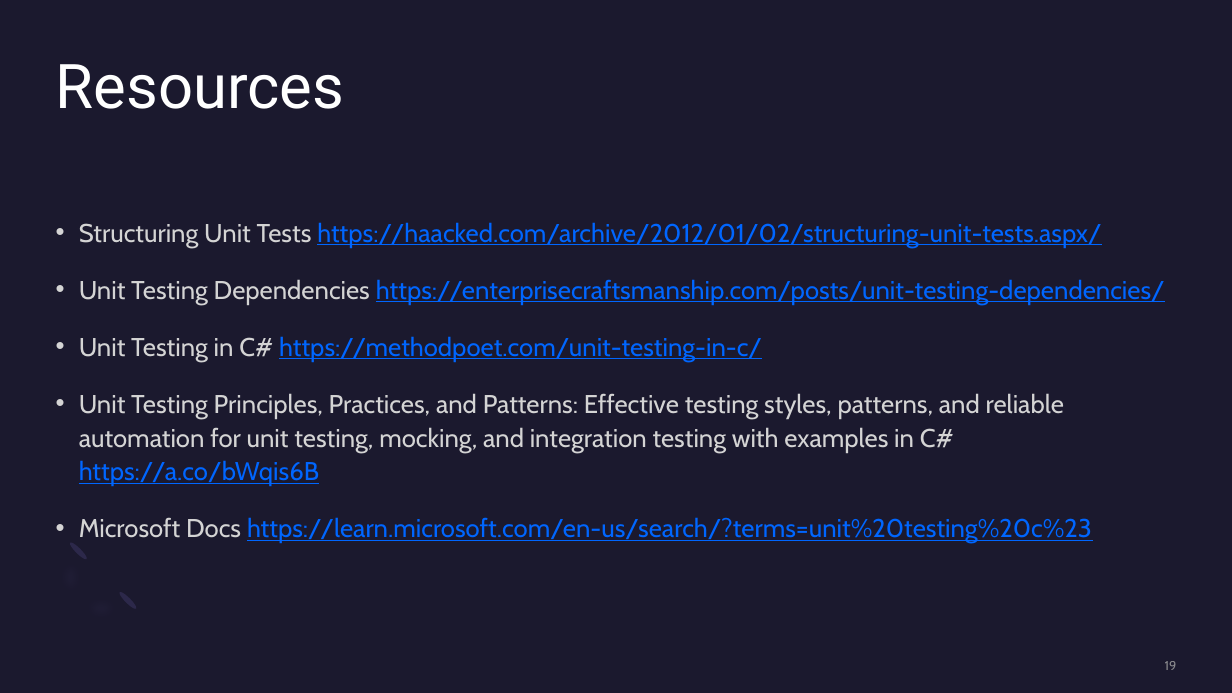
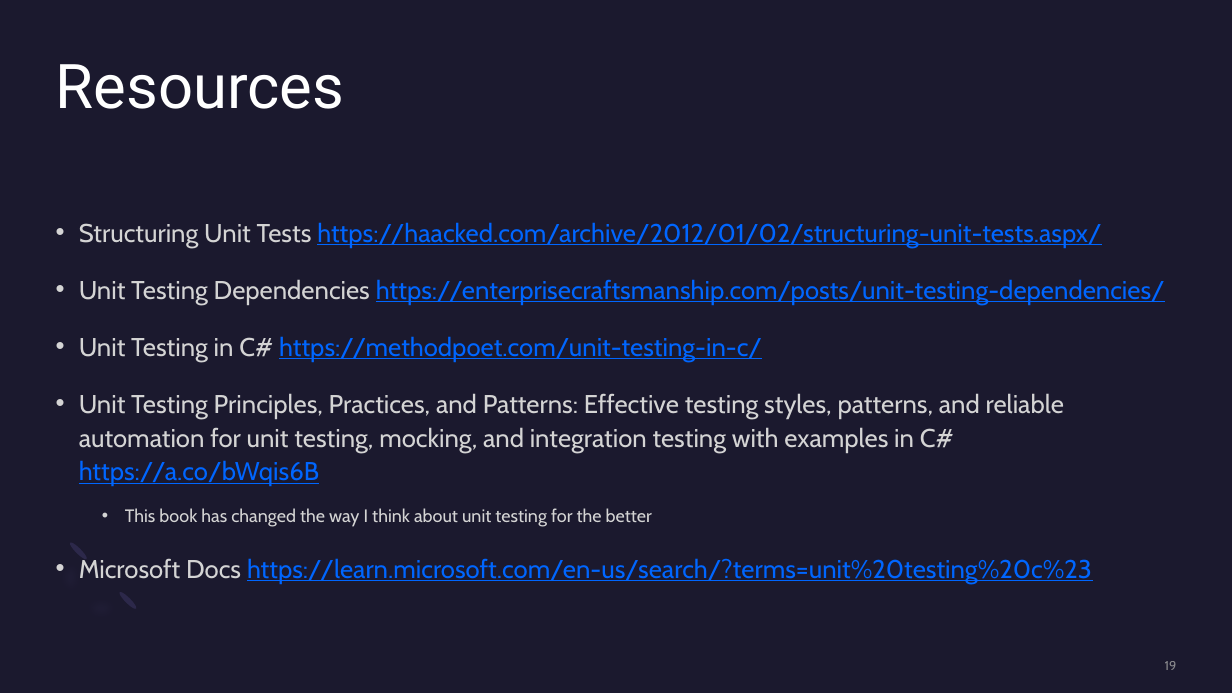
Before and after one commit to Three97/UnitTestingPresentation, a slide deck: slide 19 of PowerPoint/UnitTestingInCSharp.pptx. Drawn at 1232x693 pixels with LibreOffice and Linux fonts; fonts in the diff are those of the drawing. Boxes give left, top, right and bottom in pixels: in the first picture for what was removed or moved away, otherwise in the second. Text is boxed around its words. In the diff, an @@ line names an element or a change of style, - is before the commit and + after.

```diff
--- a/PowerPoint/UnitTestingInCSharp.pptx
+++ b/PowerPoint/UnitTestingInCSharp.pptx
@@ text at [125,508,652,527]: paragraph added @@
+  • This book has changed the way I think about unit testing for the better
```
Also in this commit, not shown: 10 other slides changed.
